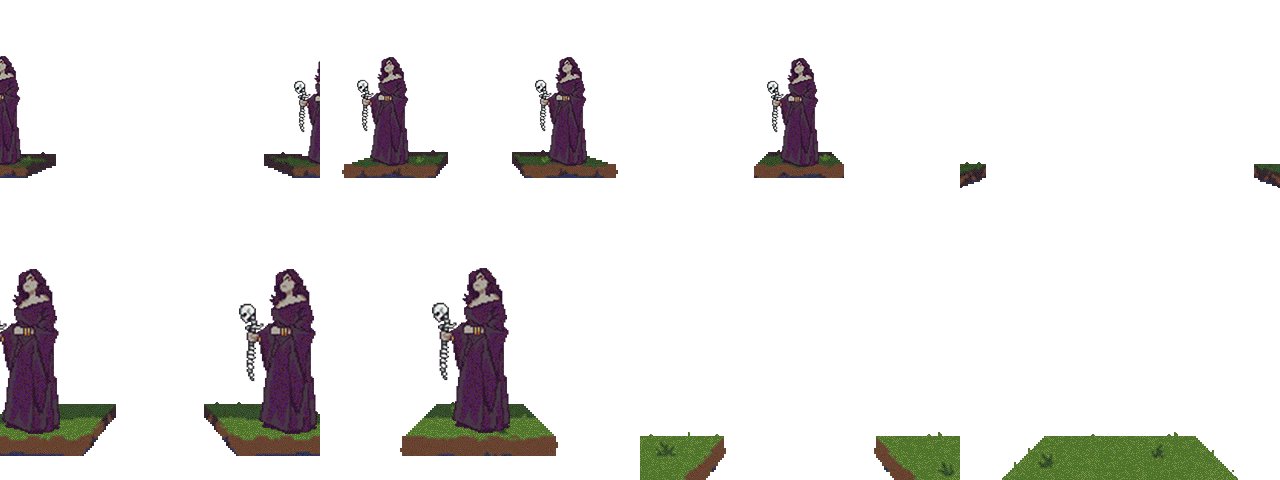
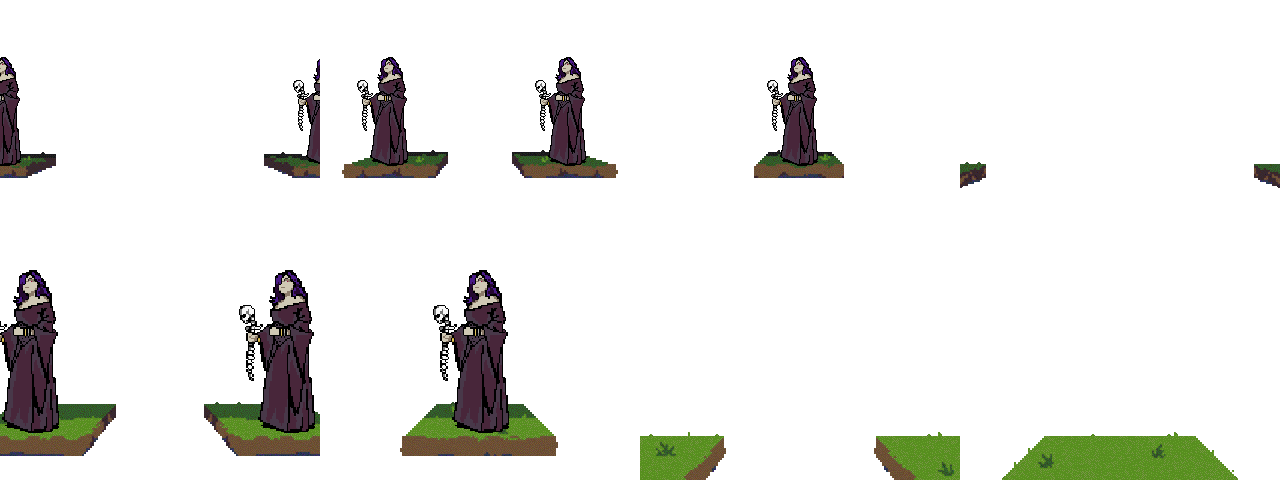
Layer changes from the first 1280 × 480 image to the second:
added layer "Layer 3 copy 2" above "Layer 3 copy" over [0,270,59,433]
added layer "Layer 3 copy" above "Layer 3" over [239,270,315,433]
added layer "Layer 3" above "Layer 2 copy 4" over [433,270,509,433]
added layer "Layer 2 copy 4" above "Layer 2 copy 5" over [293,59,320,164]
added layer "Layer 2 copy 5" above "Layer 2 copy 3" over [0,57,21,166]
renamed "Layer 11" to "Layer 2 copy 3", painted on it over [0,56,819,434]
removed layer "Layer 4" over [0,150,1280,480]
added layer "Layer 2 copy 2" above "Layer 2 copy" over [535,57,586,166]
added layer "Layer 2 copy" above "Layer 2" over [767,57,818,166]
showed "Layer 1", painted on it over [0,56,1280,480]
